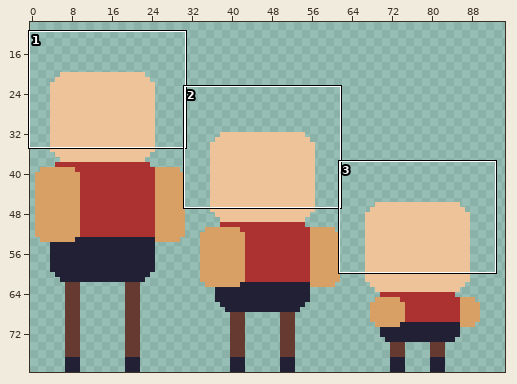
Two versions of one pixel-art file, sinkdungeon_resource/new/newavatar.aseprite. Above: a wide view before the commit, with the close-up outlined.
Close-up. Earlier state:
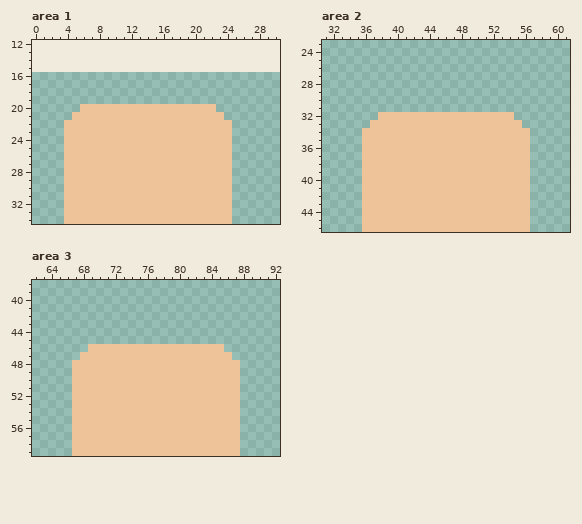
199x64 pixels, 1 frame. Shown: area 1: x 0..30, y 12..34; area 2: x 31..61, y 23..46; area 3: x 62..92, y 38..59. The old version is drawn lined up with the new one, on the new canvas. The wide view leaves out empty margins.
After the commit:
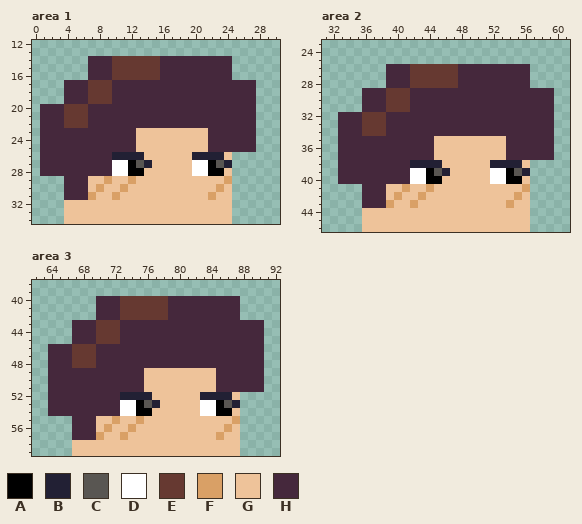
Palette (. is transparent): A #000000  B #222034  C #595652  D #ffffff  E #663931  F #d9a066  G #eec39a  H #45283c
Edits made:
canvas 199x64 -> 199x80, the old top-left corner now at 0,16
Changed rows in their new state; - is an unchanged pixel.
Area 1:
first column x 1:
14 ------HHHEEEEEEHHHHHHHHH---
15 ------HHHEEEEEEHHHHHHHHH---
16 ------HHHEEEEEEHHHHHHHHH---
17 ---HHHEEEHHHHHHHHHHHHHHHHHH
18 ---HHHEEEHHHHHHHHHHHHHHHHHH
19 ---HHHEEEHHHHHHHHHHHHHHHHHH
20 HHHEEEHHHHHHHHHHHHHHHHHHHHH
21 HHHEEEHHHHHHHHHHHHHHHHHHHHH
22 HHHEEEHHHHHHHHHHHHHHHHHHHHH
23 HHHHHHHHHHHH---------HHHHHH
24 HHHHHHHHHHHH---------HHHHHH
25 HHHHHHHHHHHH---------HHHHHH
26 HHHHHHHHHBBBB------BBBB----
27 HHHHHHHHHDDACB-----DDACB---
28 HHHHHHHHHDDAA------DDAA----
29 ---HHH--F--F-----------F---
30 ---HHH-F--F-----------F----
31 ---HHHF--F-----------F-----
Area 2:
first column x 33:
26 ------HHHEEEEEEHHHHHHHHH---
27 ------HHHEEEEEEHHHHHHHHH---
28 ------HHHEEEEEEHHHHHHHHH---
29 ---HHHEEEHHHHHHHHHHHHHHHHHH
30 ---HHHEEEHHHHHHHHHHHHHHHHHH
31 ---HHHEEEHHHHHHHHHHHHHHHHHH
32 HHHEEEHHHHHHHHHHHHHHHHHHHHH
33 HHHEEEHHHHHHHHHHHHHHHHHHHHH
34 HHHEEEHHHHHHHHHHHHHHHHHHHHH
35 HHHHHHHHHHHH---------HHHHHH
36 HHHHHHHHHHHH---------HHHHHH
37 HHHHHHHHHHHH---------HHHHHH
38 HHHHHHHHHBBBB------BBBB----
39 HHHHHHHHHDDACB-----DDACB---
40 HHHHHHHHHDDAA------DDAA----
41 ---HHH--F--F-----------F---
42 ---HHH-F--F-----------F----
43 ---HHHF--F-----------F-----
Area 3:
first column x 64:
40 ------HHHEEEEEEHHHHHHHHH---
41 ------HHHEEEEEEHHHHHHHHH---
42 ------HHHEEEEEEHHHHHHHHH---
43 ---HHHEEEHHHHHHHHHHHHHHHHHH
44 ---HHHEEEHHHHHHHHHHHHHHHHHH
45 ---HHHEEEHHHHHHHHHHHHHHHHHH
46 HHHEEEHHHHHHHHHHHHHHHHHHHHH
47 HHHEEEHHHHHHHHHHHHHHHHHHHHH
48 HHHEEEHHHHHHHHHHHHHHHHHHHHH
49 HHHHHHHHHHHH---------HHHHHH
50 HHHHHHHHHHHH---------HHHHHH
51 HHHHHHHHHHHH---------HHHHHH
52 HHHHHHHHHBBBB------BBBB----
53 HHHHHHHHHDDACB-----DDACB---
54 HHHHHHHHHDDAA------DDAA----
55 ---HHH--F--F-----------F---
56 ---HHH-F--F-----------F----
57 ---HHHF--F-----------F-----
